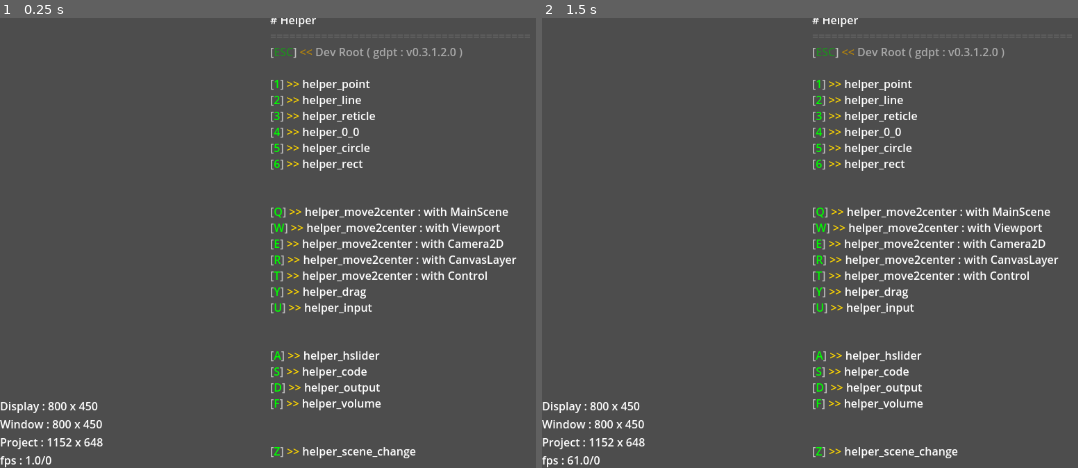
Above: before the commit, frames 1-2 (left to right).
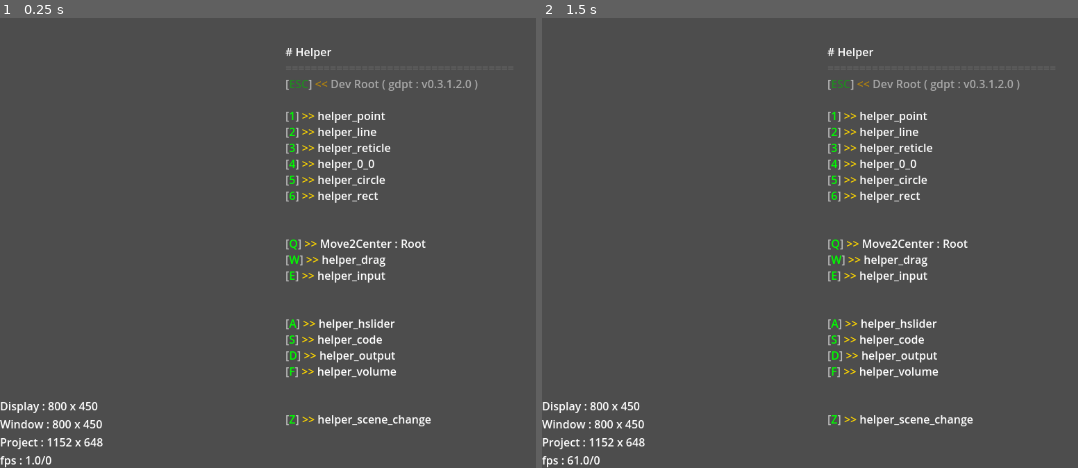
Above: after the commit, the same moments.

Repository: R2Road/godot_play_tool
Game: Godot game, scene res://test_helper/test_helper_root.tscn
The game is run twice, just before and just after one commit, with the same random seed, the same clock (stepped at 60 frames per second) and the same inputs. This scene is started directly instead of the project's main scene.
Inputs (mouse positions are in pixels of both pictures, inside the frame that each line leads up to):
- Up to frame 1 (0.25 s): no input
- Up to frame 2 (1.5 s): tap Enter at 0.5 s; move the mouse to (outside the picture) at 0.52 s; hold D 0.53-1.25 s; tap 1 at 0.6 s; click (outside the picture) at 0.67 s; tap Space at 0.77 s; tap 2 at 0.8 s; drag from (783, 265) to (901, 333) at 1.27 s

The runs differ from the first frame. In frame 1, 6.8% of the frame differs, in the area x 50-97%, y 0-98%; in frame 2, 6.8%.
Error in both runs: Out of bounds get index '1' (on base: 'Array[Dictionary]') (res://addons/godot_play_tool/scene/gdpt_scene.gd:25)

Commit message:
split scene

Diff:
--- /dev/null
+++ b/project/test_helper/test_helper___move2center_root.gd
@@ -0,0 +1,27 @@
+class_name test_helper___move2center_root extends GDPTScene
+
+
+
+### GDPT Override ################################################
+static func scene_name()->String:
+	return "Move2Center : Root"
+
+
+static func scene_path()->String:
+	return super.scene_path()
+
+
+
+### Override #####################################################
+func _ready():
+	pam.set_name( scene_name() )
+	pam.add_split()
+	pam.add_front( test_helper_root.scene_name(),			Key.KEY_ESCAPE, test_helper_root.scene_path() )
+	pam.add_lf()
+	pam.add_mover( test_helper___move2center_with_mainscene.scene_name(),	Key.KEY_1, test_helper___move2center_with_mainscene.scene_path() )
+	pam.add_mover( test_helper___move2center_with_viewport.scene_name(),	Key.KEY_2, test_helper___move2center_with_viewport.scene_path() )
+	pam.add_mover( test_helper___move2center_with_camera2d.scene_name(),	Key.KEY_3, test_helper___move2center_with_camera2d.scene_path() )
+	pam.add_mover( test_helper___move2center_with_canvaslayer.scene_name(),	Key.KEY_4, test_helper___move2center_with_canvaslayer.scene_path() )
+	pam.add_mover( test_helper___move2center_with_control.scene_name(),		Key.KEY_5, test_helper___move2center_with_control.scene_path() )
+	pam.add_lf()
+	build_summary( eSceneType.ROOT )
--- /dev/null
+++ b/project/test_helper/test_helper___move2center_root.tscn
@@ -0,0 +1,6 @@
+[gd_scene load_steps=2 format=3 uid="uid://dc4hjgesj2yu0"]
+
+[ext_resource type="Script" uid="uid://d4dng7rusrow6" path="res://test_helper/test_helper___move2center_root.gd" id="1_xtxij"]
+
+[node name="test_helper___move2center_root" type="Node2D"]
+script = ExtResource("1_xtxij")
--- a/project/test_helper/test_helper_root.gd
+++ b/project/test_helper/test_helper_root.gd
@@ -26,13 +26,9 @@
 	pam.add_mover( test_helper___rect.scene_name(),			Key.KEY_6, test_helper___rect.scene_path() )
 	pam.add_lf()
 	pam.add_lf()
-	pam.add_mover( test_helper___move2center_with_mainscene.scene_name(),	Key.KEY_Q, test_helper___move2center_with_mainscene.scene_path() )
-	pam.add_mover( test_helper___move2center_with_viewport.scene_name(),	Key.KEY_W, test_helper___move2center_with_viewport.scene_path() )
-	pam.add_mover( test_helper___move2center_with_camera2d.scene_name(),	Key.KEY_E, test_helper___move2center_with_camera2d.scene_path() )
-	pam.add_mover( test_helper___move2center_with_canvaslayer.scene_name(),	Key.KEY_R, test_helper___move2center_with_canvaslayer.scene_path() )
-	pam.add_mover( test_helper___move2center_with_control.scene_name(),		Key.KEY_T, test_helper___move2center_with_control.scene_path() )
-	pam.add_mover( test_helper___drag.scene_name(),		Key.KEY_Y, test_helper___drag.scene_path() )
-	pam.add_mover( test_helper___input.scene_name(),	Key.KEY_U, test_helper___input.scene_path() )
+	pam.add_mover( test_helper___move2center_root.scene_name(),	Key.KEY_Q, test_helper___move2center_root.scene_path() )
+	pam.add_mover( test_helper___drag.scene_name(),				Key.KEY_W, test_helper___drag.scene_path() )
+	pam.add_mover( test_helper___input.scene_name(),			Key.KEY_E, test_helper___input.scene_path() )
 	pam.add_lf()
 	pam.add_lf()
 	pam.add_mover( test_helper___hslider.scene_name(),	Key.KEY_A, test_helper___hslider.scene_path() )
Not shown, added: project/test_helper/test_helper___move2center_root.gd.uid
